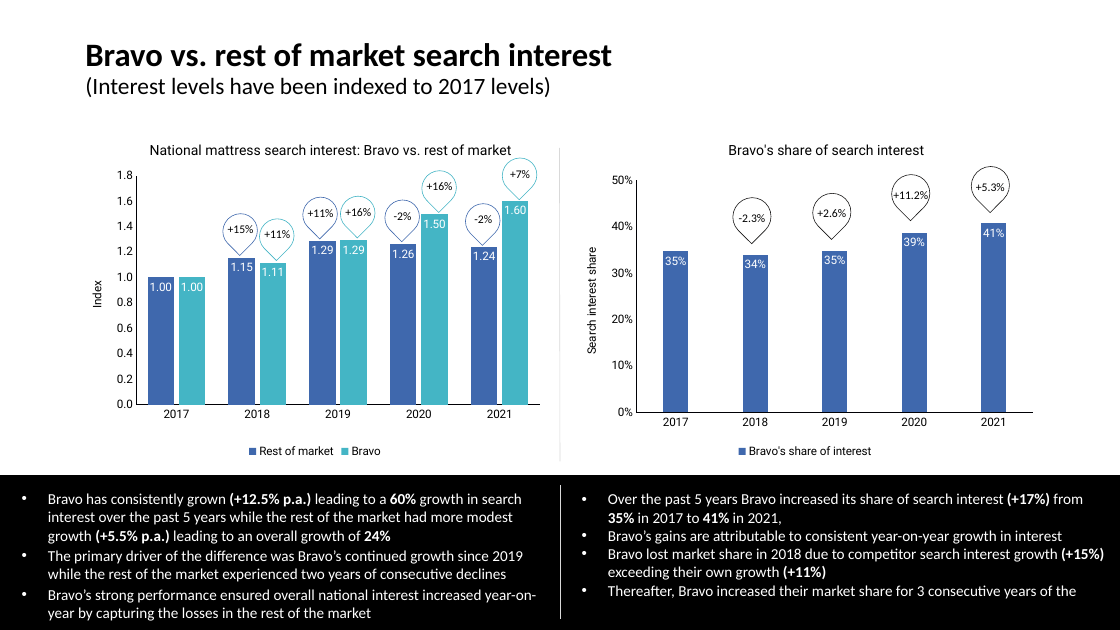
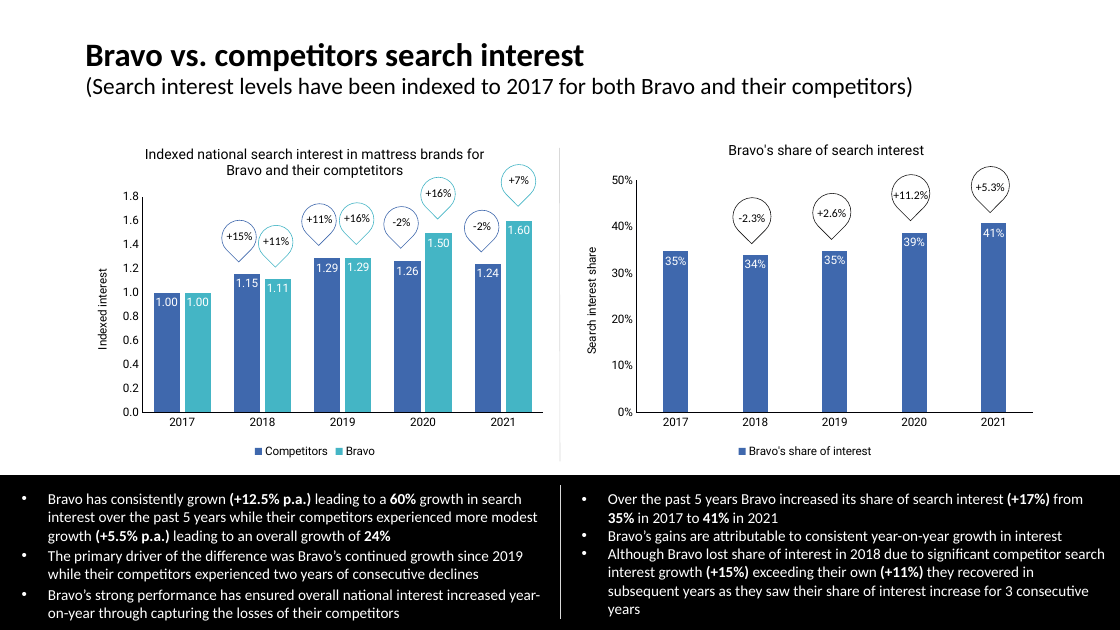
Before and after one commit to twdobson/mattress-trends, a slide deck: slide 10 of Bravo report - 20210123.pptx. Drawn at 1120x630 pixels with LibreOffice and Linux fonts; fonts in the diff are those of the drawing. Boxes give left, top, right and bottom in pixels: in the first picture for what was removed or moved away, otherwise in the second. Text is boxed around its words. In the diff, an @@ line names an element or a change of style, - is before the commit and + after.

```diff
--- a/Bravo report - 20210123.pptx
+++ b/Bravo report - 20210123.pptx
@@ title at (x1=85, y1=43, x2=913, y2=98): text changed @@
-Bravo vs. rest of market search interest
-(Interest levels have been indexed to 2017 levels)
+Bravo vs. competitors search interest
+(Search interest levels have been indexed to 2017 for both Bravo and their competitors)
@@ column chart at (x1=77, y1=131, x2=554, y2=462) @@
@@ title "National mattress search interest: Bravo vs. rest of market " to "Indexed national search interest in mattress brands for Bravo and their comptetitors " @@
-Rest of market: 1, 1.154806, 1.286309, 1.260092, 1.239284
+Competitors: 1, 1.154806, 1.286309, 1.260092, 1.239284
@@ value axis title "Index " to "Indexed interest " @@
@@ plot area changed @@
@@ 8 texts, 8 teardrops moved together from (x1=216, y1=151, x2=545, y2=261) to (x1=215, y1=157, x2=543, y2=268) @@
@@ text at (x1=48, y1=493, x2=540, y2=621): text changed @@
-• Bravo has consistently grown (+12.5% p.a.) leading to a 60% growth in search interest over the past 5 years while the rest of the market had more modest growth (+5.5% p.a.) leading to an overall growth of 24%
-• The primary driver of the difference was Bravo’s continued growth since 2019 while the rest of the market experienced two years of consecutive declines
-• Bravo’s strong performance ensured overall national interest increased year-on-year by capturing the losses in the rest of the market
+• Bravo has consistently grown (+12.5% p.a.) leading to a 60% growth in search interest over the past 5 years while their competitors experienced more modest growth (+5.5% p.a.) leading to an overall growth of 24%
+• The primary driver of the difference was Bravo’s continued growth since 2019 while their competitors experienced two years of consecutive declines
+• Bravo’s strong performance has ensured overall national interest increased year-on-year through capturing the losses of their competitors
@@ text at (x1=608, y1=493, x2=1083, y2=523): text changed @@
-• Over the past 5 years Bravo increased its share of search interest (+17%) from 35% in 2017 to 41% in 2021,
+• Over the past 5 years Bravo increased its share of search interest (+17%) from 35% in 2017 to 41% in 2021
@@ text at (x1=608, y1=548, x2=1105, y2=617): text changed @@
-• Bravo lost market share in 2018 due to competitor search interest growth (+15%) exceeding their own growth (+11%)
-• Thereafter, Bravo increased their market share for 3 consecutive years of the
-• (5.3%)
+• Although Bravo lost share of interest in 2018 due to significant competitor search interest growth (+15%) exceeding their own (+11%) they recovered in subsequent years as they saw their share of interest increase for 3 consecutive years
```
Also in this commit, not shown: 11 other slides changed, 19 slides removed, 1 other file.
